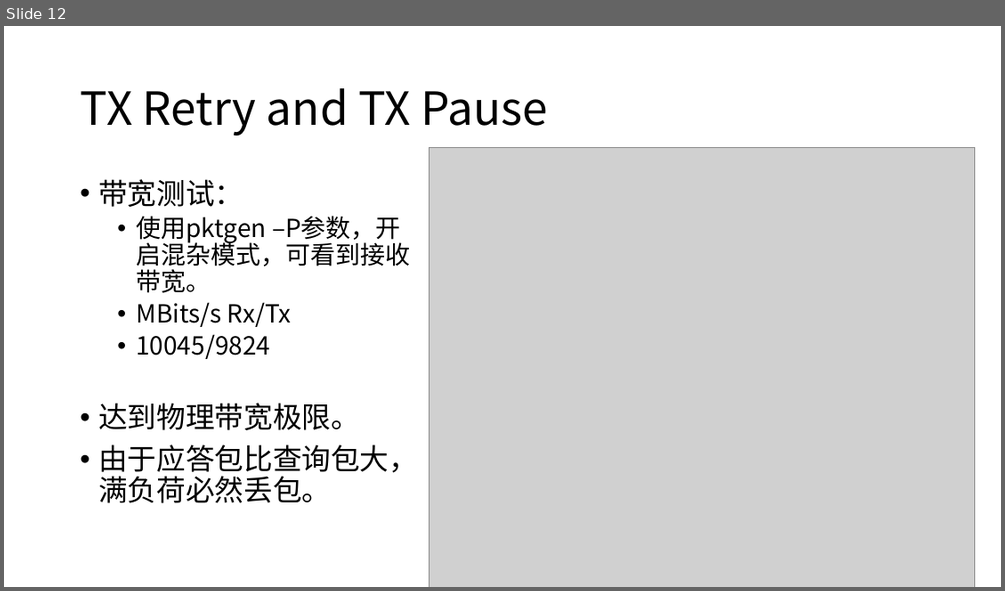
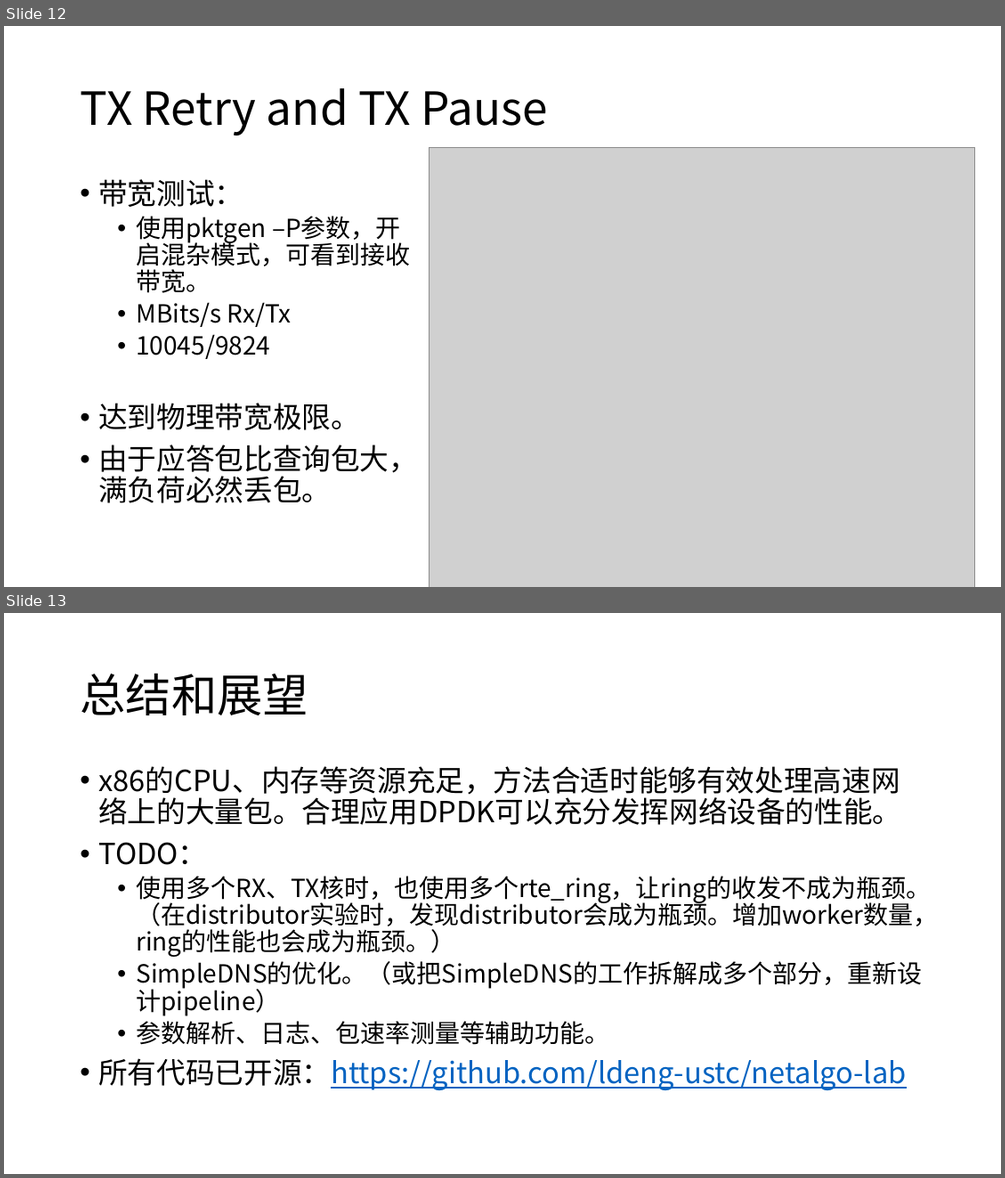
Before and after one commit to yuanyiwei/netalgo, a slide deck: report/lab4/第四阶段_邓龙.pptx. Shown one above the other, each under a label of ours: slide 12 before the commit, slides 12 and 13 after it. The pictures are 1005x591 and 1005x1178 pixels, drawn with LibreOffice and Linux fonts; fonts in the diff are those of the drawing; grey boxes stand for pictures. Boxes give left, top, right and bottom in pixels: in the first picture for what was removed or moved away, otherwise in the second. Text is boxed around its words. In the diff, an @@ line names an element or a change of style, - is before the commit and + after.

Commit message:
finished lab4 slide

```diff
--- a/report/lab4/第四阶段_邓龙.pptx
+++ b/report/lab4/第四阶段_邓龙.pptx
@@ slide 13 added at (x1=4, y1=613, x2=1001, y2=1174), background #FFFFFF @@
@@ title added at (x1=80, y1=673, x2=308, y2=715), 44 pt, text #000000 @@
+总结和展望
@@ text added at (x1=98, y1=766, x2=938, y2=1090), 24 pt, text #000000 @@
+• x86的CPU、内存等资源充足，方法合适时能够有效处理高速网络上的大量包。合理应用DPDK可以充分发挥网络设备的性能。
+• TODO：
+  • 使用多个RX、TX核时，也使用多个rte_ring，让ring的收发不成为瓶颈。（在distributor实验时，发现distributor会成为瓶颈。增加worker数量，ring的性能也会成为瓶颈。）
+  • SimpleDNS的优化。（或把SimpleDNS的工作拆解成多个部分，重新设计pipeline）
+  • 参数解析、日志、包速率测量等辅助功能。
+• 所有代码已开源：https://github.com/ldeng-ustc/netalgo-lab
```
Also in this commit, not shown: 1 other slide added.
